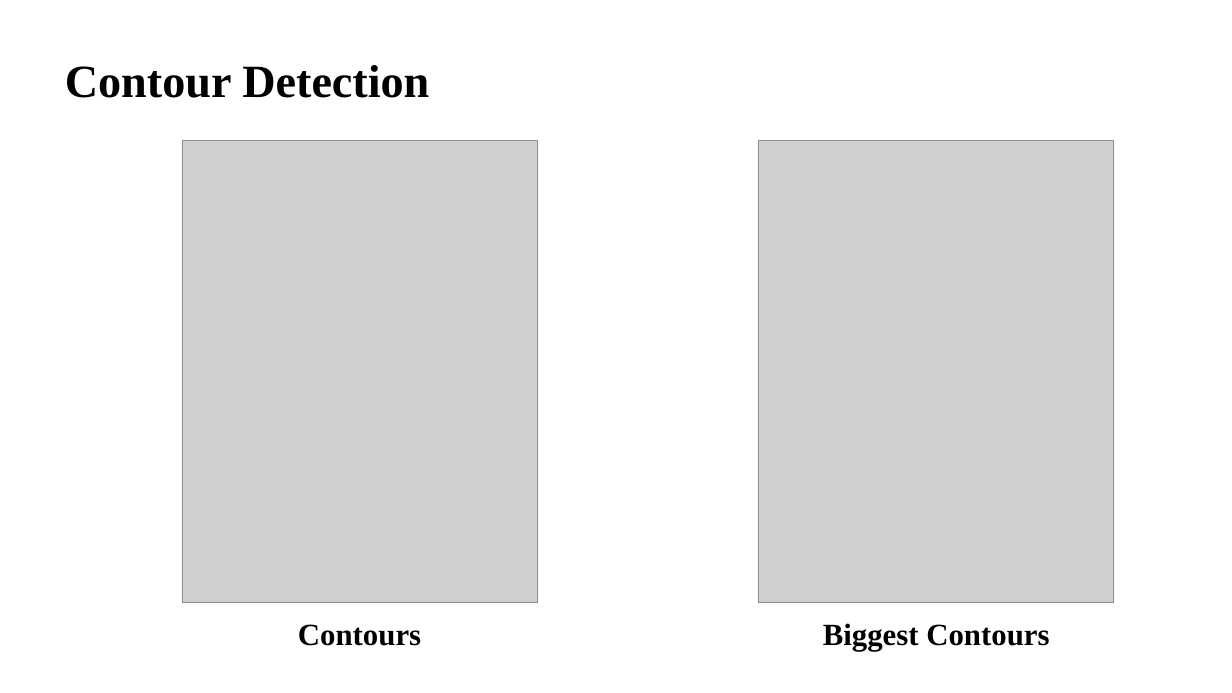
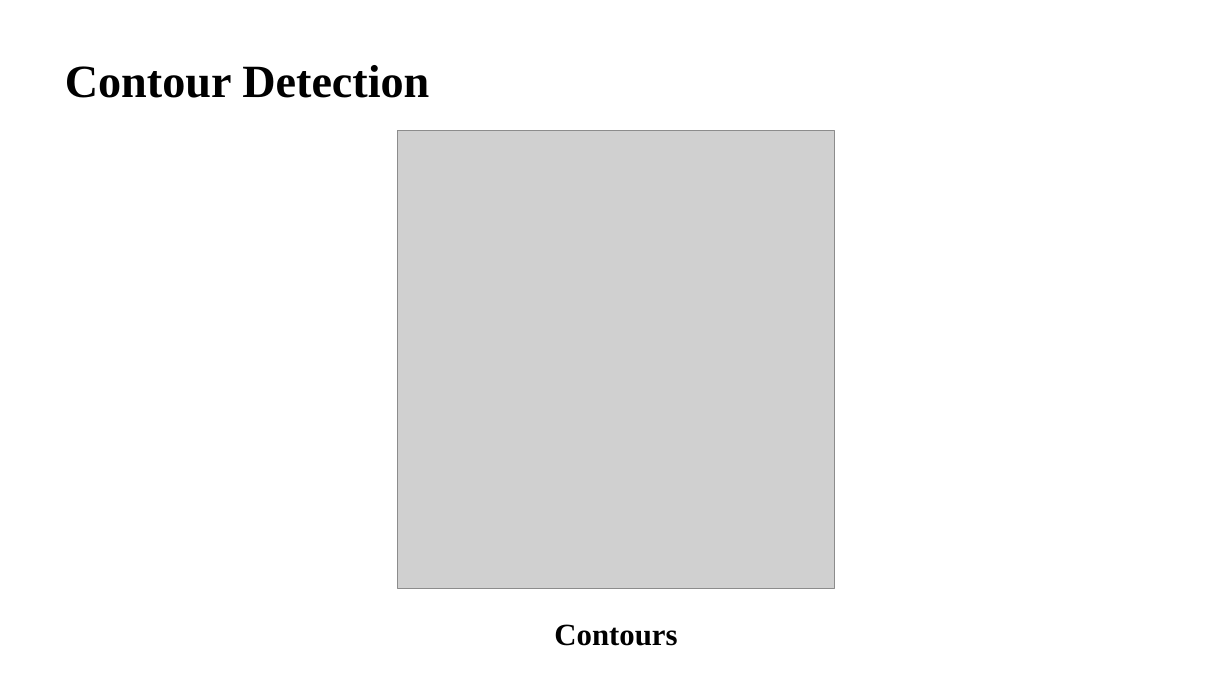
Before and after one commit to yashchinchole/OMR-Sheet-Evaluation-System, a slide deck: slide 7 of OMR Sheet Evaluation Systems.pptx. Drawn at 1232x693 pixels with LibreOffice and Linux fonts; fonts in the diff are those of the drawing; grey boxes stand for pictures. Boxes give left, top, right and bottom in pixels: in the first picture for what was removed or moved away, otherwise in the second. Text is boxed around its words. In the diff, an @@ line names an element or a change of style, - is before the commit and + after.

```diff
--- a/OMR Sheet Evaluation Systems.pptx
+++ b/OMR Sheet Evaluation Systems.pptx
@@ picture removed at [182,140,537,602] @@
@@ picture added at [397,130,834,588] @@
@@ picture removed at [759,140,1114,602] @@
@@ text "Contours": place and size @@
-text "Contours" at [298,624,421,646]
+text "Contours" at [554,624,677,646]
@@ text removed at [823,623,1049,651] @@
-Biggest Contours
```
Also in this commit, not shown: 9 other files.
